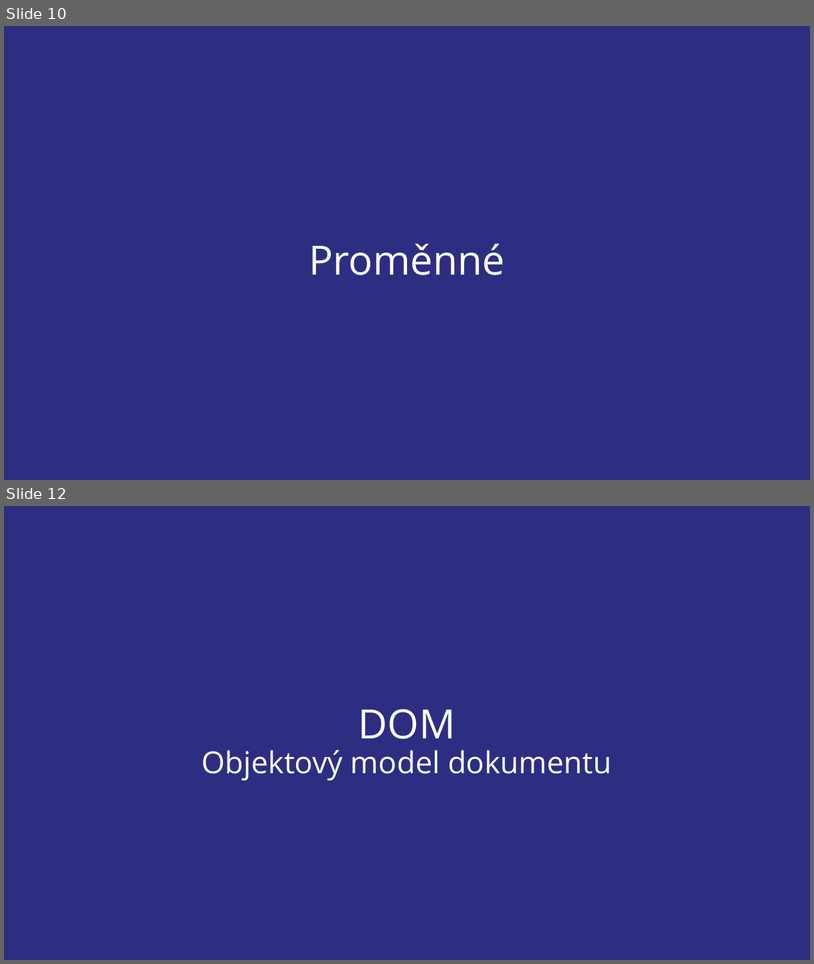
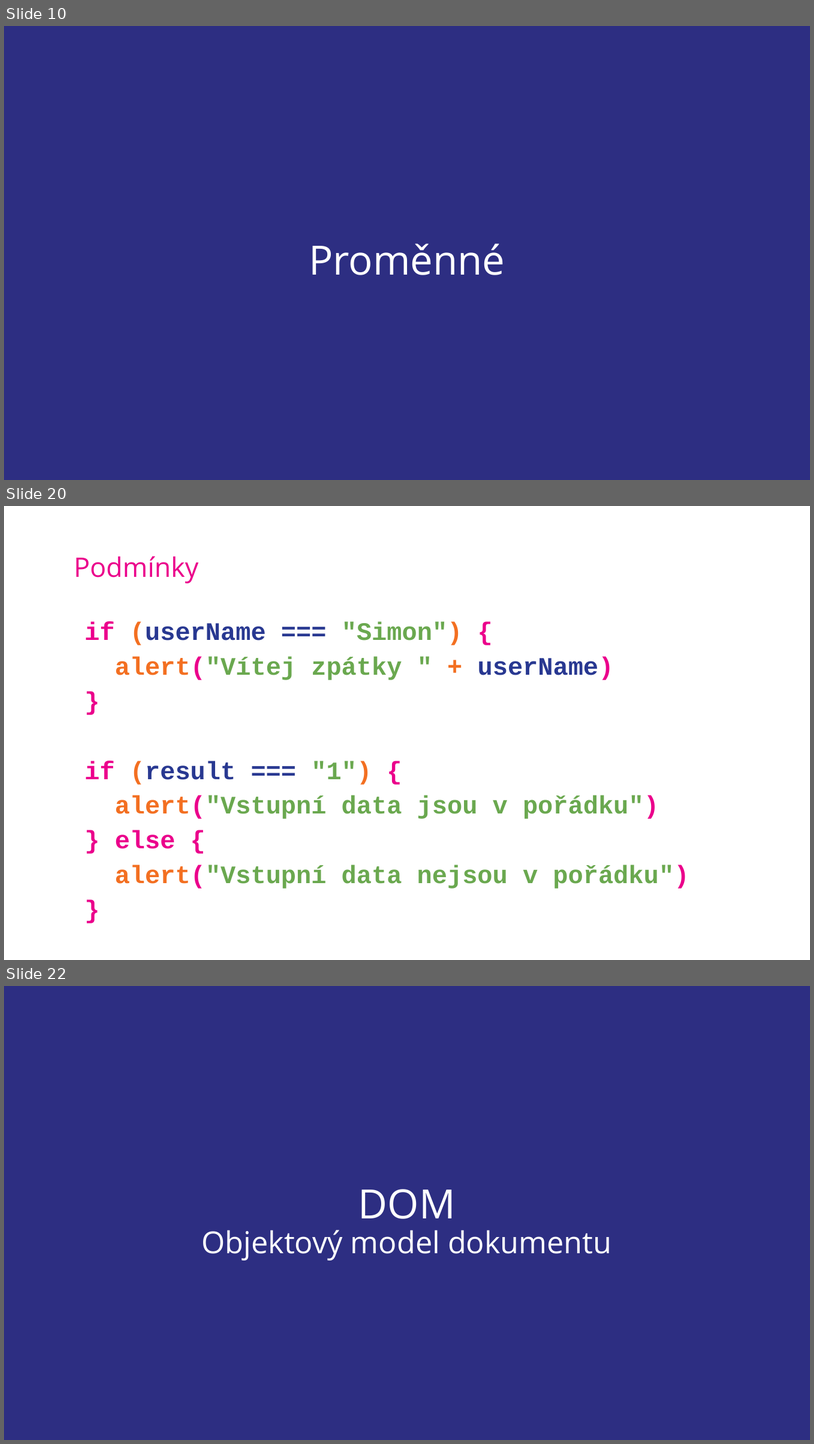
Before and after one commit to SimonB87/LetniSkola2020JS, a slide deck: JS-SB-LetnIskola2020.pptx. Shown one above the other, each under a label of ours: slides 10 and 12 before the commit, slides 10, 20 and 22 after it; the slides between them are not shown. The pictures are 814x964 and 814x1444 pixels, drawn with LibreOffice and Linux fonts; fonts in the diff are those of the drawing; background and template pictures are left out. Boxes give left, top, right and bottom in pixels: in the first picture for what was removed or moved away, otherwise in the second. Text is boxed around its words. In the diff, an @@ line names an element or a change of style, - is before the commit and + after.

```diff
--- a/JS-SB-LetnIskola2020.pptx
+++ b/JS-SB-LetnIskola2020.pptx
@@ slide 20 added at <box>4,506,810,960</box>, background picture (left out) @@
@@ title added at <box>74,556,198,583</box>, 32 pt, text #EB008B @@
+Podmínky
@@ text added at <box>84,621,689,888</box>, 30 pt, text #6AA84F, bold @@
+if (userName === "Simon") {
+alert("Vítej zpátky " + userName)
+}
+if (result === "1") {
+alert("Vstupní data jsou v pořádku")
+} else {
+alert("Vstupní data nejsou v pořádku")
+}
@@ what was slide 12 is now slide 22 @@
```
Also in this commit, not shown: 2 slides changed, 9 other slides added.
